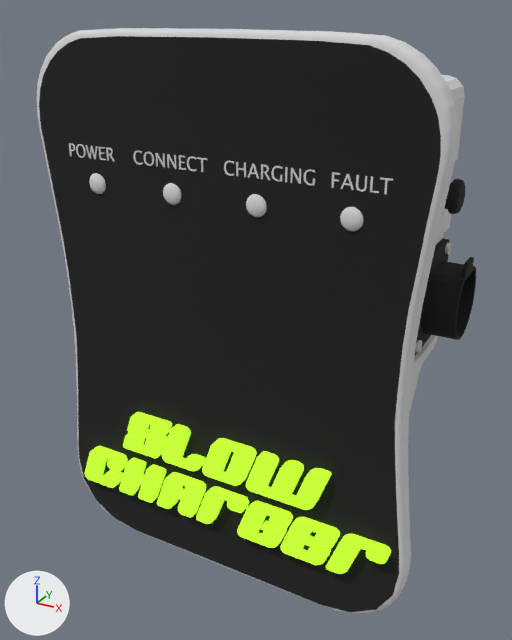
A saved change to the glTF model static/models/Collectables/slow-charger.glb.
One viewpoint serves both versions: a 50 mm camera at (0.726, -1.284, 1.324) aimed at (-0.002, 0.04, 0.662). Arrows for +X, +Y and +Z are at lower left; the lights stay in place. Where no turn or scale is listed for an object, it has been applied to the vertices. Vertices at the same position are counted once.

Before the edit, the objects in view are built like this:
```python
me_mesh_0 = bpy.data.meshes.new('Mesh_0')
me_mesh_0.from_pydata(...)  # 13151 vertices, 25916 faces; spans x -0.451..0.464, y -0.189..0.17, z -0.658..0.62
# faces by material slot: [14550, 2402, 8964]
me_mesh_0.materials.append(mat_white_sc_material)  # light grey #dadada
me_mesh_0.materials.append(mat_black_sc_material)  # black #1c1c1c
me_mesh_0.materials.append(mat_green_sc_material)  # green #a3e729
ob_slowcharger = bpy.data.objects.new('SlowCharger', me_mesh_0)
ob_slowcharger.location = (-0.007, 0.044, 0.67)
```
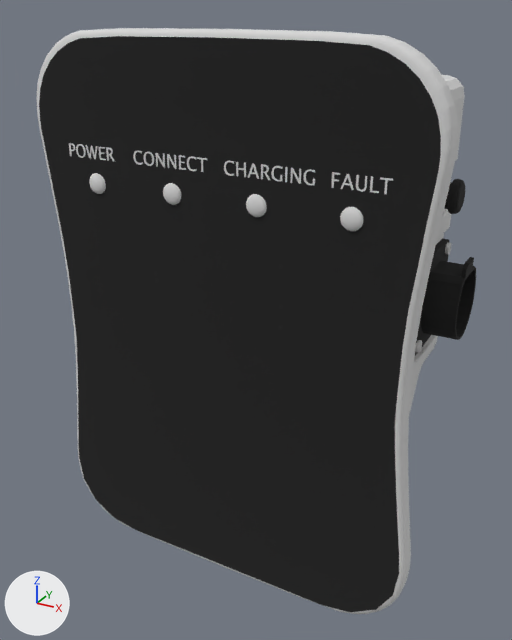
Changed parts and their boxes [x1, y1, x2, y2] in the pictures (512 x 640 px):
part 1 of me_mesh_0, deleted (green)
    before: [85, 412, 391, 574]

The change, as a diff of the scene's bpy script:
```diff
--- a/static/models/Collectables/slow-charger.glb.py
+++ b/static/models/Collectables/slow-charger.glb.py
@@ me_mesh_0 @@
 # used by ob_slowcharger; location = (-0.007, 0.044, 0.67)
-me_mesh_0.from_pydata(...)  # 13151 vertices, 25916 faces; spans x -0.451..0.464, y -0.189..0.17, z -0.658..0.62
+me_mesh_0.from_pydata(...)  # 8651 vertices, 16952 faces; spans x -0.451..0.464, y -0.18..0.17, z -0.658..0.62
+# me_mesh_0 part 1: 11 loose pieces with 4500 vertices, spanning x -0.408..0.418, y -0.189..-0.159, z -0.48..-0.233, are deleted
 me_mesh_0.materials.append(mat_white_sc_material)
 me_mesh_0.materials.append(mat_black_sc_material)
-me_mesh_0.materials.append(mat_green_sc_material)  # green #a3e729
```
